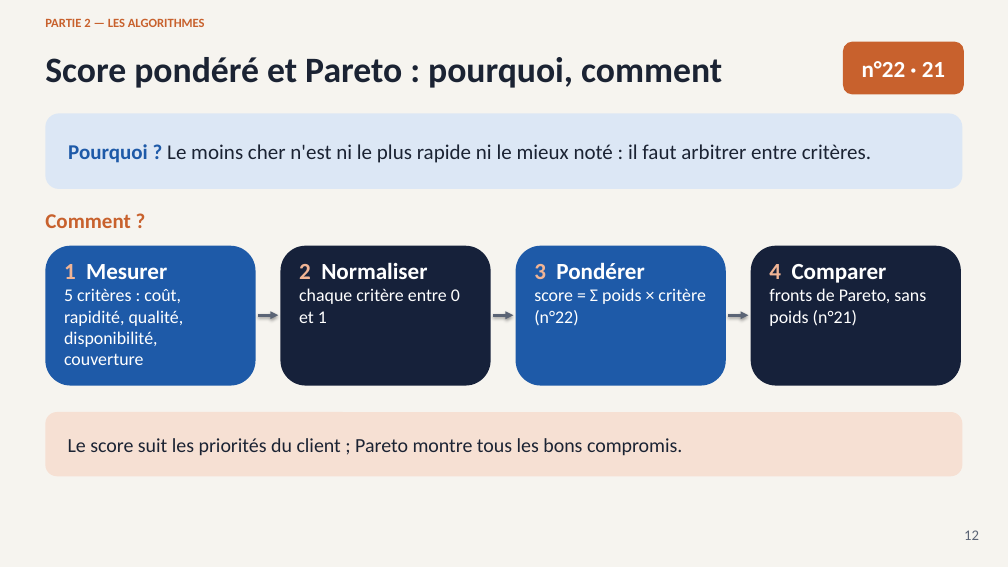
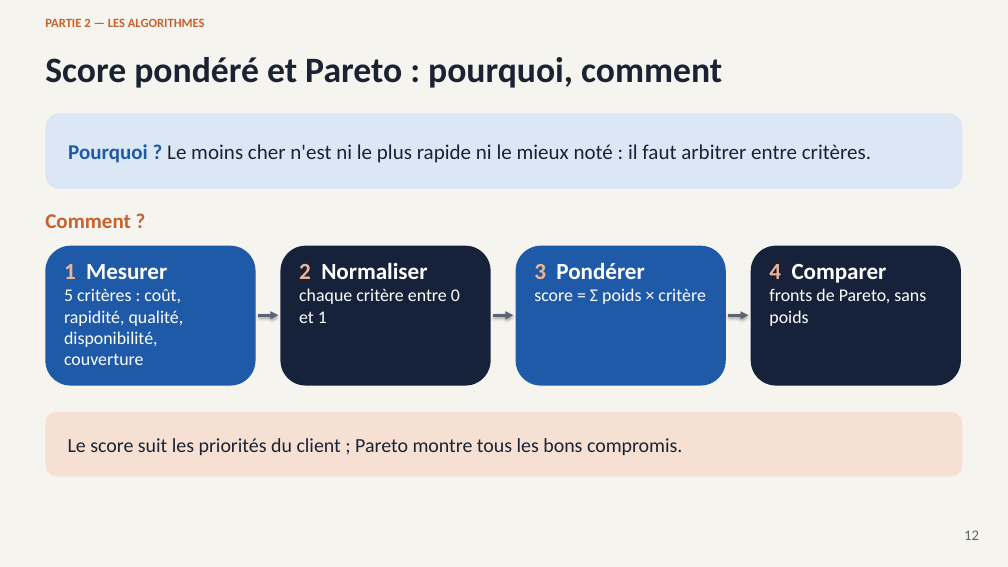
Before and after one commit to andokevin/smartbricks, a slide deck: slide 12 of docs/SmartBricks_presentation.pptx. Drawn at 1008x567 pixels with LibreOffice and Linux fonts; fonts in the diff are those of the drawing. Boxes give left, top, right and bottom in pixels: in the first picture for what was removed or moved away, otherwise in the second. Text is boxed around its words. In the diff, an @@ line names an element or a change of style, - is before the commit and + after.

```diff
--- a/docs/SmartBricks_presentation.pptx
+++ b/docs/SmartBricks_presentation.pptx
@@ rounded rectangle removed at (843, 42, 964, 95) @@
-n°22 · 21
@@ text in rounded rectangle at (534, 288, 705, 304): text changed @@
-score = Σ poids × critère (n°22)
+score = Σ poids × critère
@@ text in rounded rectangle at (769, 288, 926, 326): text changed @@
-fronts de Pareto, sans poids (n°21)
+fronts de Pareto, sans poids
```
Also in this commit, not shown: 18 other slides changed, 2 slides removed, 3 other files.
